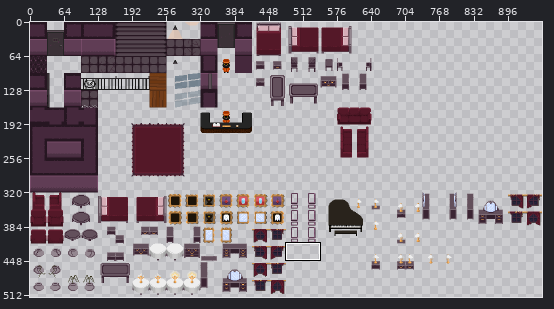
A sprite sheet gets an edit: assets/Lobby_Tiles.png. The picture above shows the old version from afar; the outline marks the close-up.
Close-up. As it was:
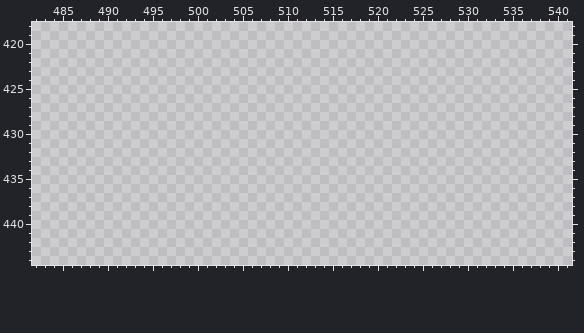
The file is 960x640 pixels. Colours within 5 levels of each other are drawn and written as one. Shown: x 482..541, y 418..444. The wide view leaves out empty margins.
New version:
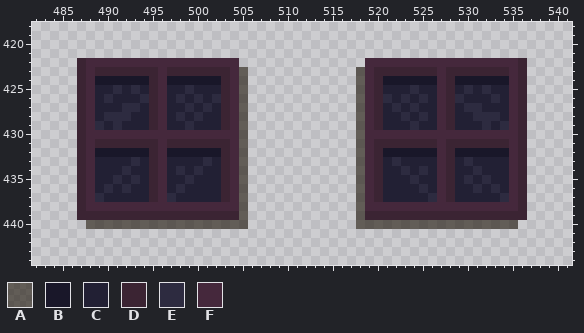
Palette (. is transparent): A #1d14099b  B #191729  C #222034  D #3b2433  E #2d2b40  F #45283c
The author wrote: Add files via upload addition of outdoor windows
Edits made:
{"y":422,"x":487,"old":"..................","new":"DFFFFFFFFFFFFFFFFF"}
{"y":422,"x":519,"old":"..................","new":"FFFFFFFFFFFFFFFFFD"}
{"y":423,"x":487,"old":"...................","new":"DFDDDDDDDFDDDDDDDFA"}
{"y":423,"x":518,"old":"...................","new":"AFDDDDDDDFDDDDDDDFD"}
{"y":424,"x":487,"old":"...................","new":"DFBBBBBBDFBBBBBBDFA"}
{"y":424,"x":518,"old":"...................","new":"AFDBBBBBBFDBBBBBBFD"}
{"y":425,"x":487,"old":"...................","new":"DFCCECECDFCCECCCDFA"}
{"y":425,"x":518,"old":"...................","new":"AFDCCCECCFDCECECCFD"}
{"y":426,"x":487,"old":"...................","new":"DFCECCCEDFCECECEDFA"}
{"y":426,"x":518,"old":"...................","new":"AFDECECECFDECCCECFD"}
{"y":427,"x":487,"old":"...................","new":"DFCCCEECDFCCECECDFA"}
{"y":427,"x":518,"old":"...................","new":"AFDCECECCFDCEECCCFD"}
{"y":428,"x":487,"old":"...................","new":"DFCEEECCDFCECECCDFA"}
{"y":428,"x":518,"old":"...................","new":"AFDCCECECFDCCEEECFD"}
{"y":429,"x":487,"old":"...................","new":"DFECECCCDFCCECCCDFA"}
{"y":429,"x":518,"old":"...................","new":"AFDCCCECCFDCCCECEFD"}
{"y":430,"x":487,"old":"...................","new":"DFFFFFFFFFFFFFFFFFA"}
{"y":430,"x":518,"old":"...................","new":"AFFFFFFFFFFFFFFFFFD"}
{"y":431,"x":487,"old":"...................","new":"DFDDDDDDDFDDDDDDDFA"}
{"y":431,"x":518,"old":"...................","new":"AFDDDDDDDFDDDDDDDFD"}
{"y":432,"x":487,"old":"...................","new":"DFBBBBBBDFBBBBBBDFA"}
{"y":432,"x":518,"old":"...................","new":"AFDBBBBBBFDBBBBBBFD"}
{"y":433,"x":487,"old":"...................","new":"DFCCCCECDFCCCCECDFA"}
{"y":433,"x":518,"old":"...................","new":"AFDCECCCCFDCECCCCFD"}
{"y":434,"x":487,"old":"...................","new":"DFCCCECCDFCECECCDFA"}
{"y":434,"x":518,"old":"...................","new":"AFDCCECECFDCCECCCFD"}
{"y":435,"x":487,"old":"...................","new":"DFCCECECDFCCECCCDFA"}
{"y":435,"x":518,"old":"...................","new":"AFDCCCECCFDCECECCFD"}
{"y":436,"x":487,"old":"...................","new":"DFCECECCDFCECCCCDFA"}
{"y":436,"x":518,"old":"...................","new":"AFDCCCCECFDCCECECFD"}
{"y":437,"x":487,"old":"...................","new":"DFECCCCCDFECCCCCDFA"}
{"y":437,"x":518,"old":"...................","new":"AFDCCCCCEFDCCCCCEFD"}
{"y":438,"x":487,"old":"...................","new":"DFFFFFFFFFFFFFFFFFA"}
{"y":438,"x":518,"old":"...................","new":"AFFFFFFFFFFFFFFFFFD"}
{"y":439,"x":487,"old":"...................","new":"DDDDDDDDDDDDDDDDDDA"}
{"y":439,"x":518,"old":"...................","new":"ADDDDDDDDDDDDDDDDDD"}
{"y":440,"x":488,"old":"..................","new":"AAAAAAAAAAAAAAAAAA"}
{"y":440,"x":518,"old":"..................","new":"AAAAAAAAAAAAAAAAAA"}
